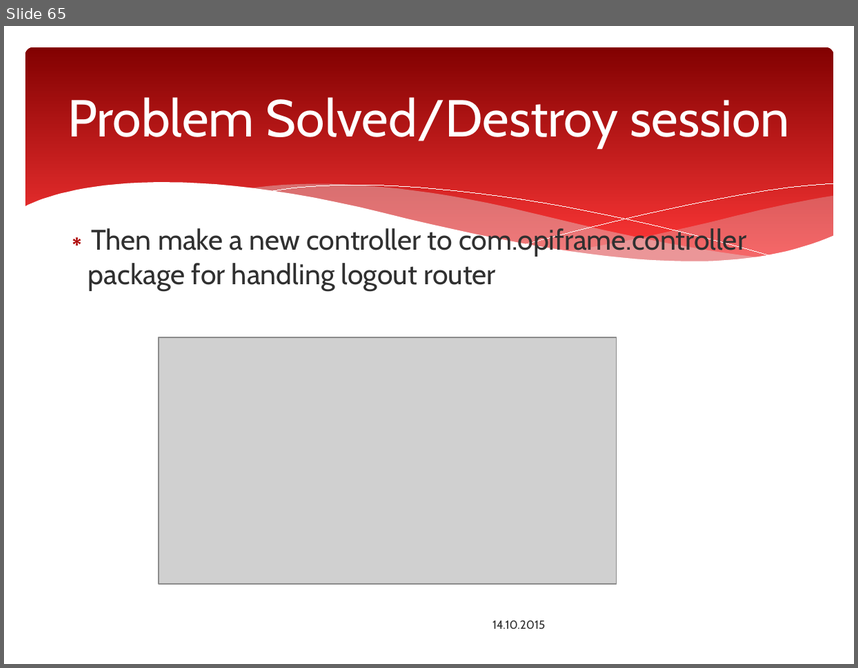
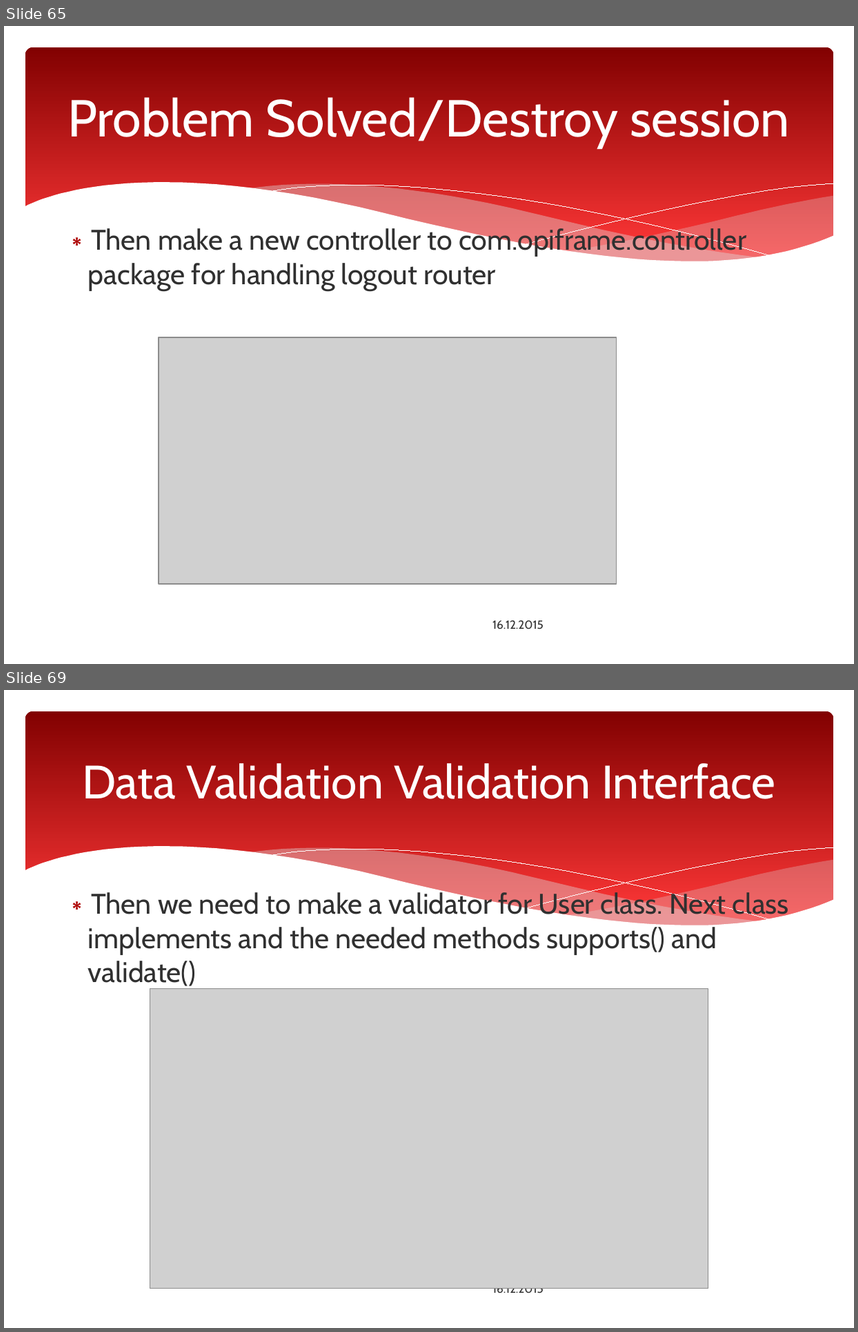
Before and after one commit to ttakkula/javaee-spring-maven, a slide deck: SpringMVC/Spring_Web_MVC_Framework.pptx. Shown one above the other, each under a label of ours: slide 65 before the commit, slides 65 and 69 after it; the slides between them are not shown. The pictures are 858x668 and 858x1332 pixels, drawn with LibreOffice and Linux fonts; fonts in the diff are those of the drawing; grey boxes stand for pictures; background and template pictures are left out. Boxes give left, top, right and bottom in pixels: in the first picture for what was removed or moved away, otherwise in the second. Text is boxed around its words. In the diff, an @@ line names an element or a change of style, - is before the commit and + after.

```diff
--- a/SpringMVC/Spring_Web_MVC_Framework.pptx
+++ b/SpringMVC/Spring_Web_MVC_Framework.pptx
@@ slide 69 added at [4,690,854,1328], background #FFFFFF; not listed: 6 template elements that a slide beside it also shows @@
@@ title added at [82,763,776,799], 39.6 pt, text #FFFFFF @@
+Data Validation Validation Interface
@@ text added at [88,890,789,989], 24 pt, text #303030 @@
+∗ Then we need to make a validator for User class. Next class implements and the needed methods supports() and validate()
@@ picture added at [150,988,708,1288] @@
@@ text added at [493,1288,544,1296], 10 pt, text #303030 @@
+16.12.2015
@@ slide 65 changed as well @@
@@ text at [493,620,544,628]: text changed @@
-14.10.2015
+16.12.2015
```
Also in this commit, not shown: 69 other slides changed, 29 other slides added, 1 slide removed.
